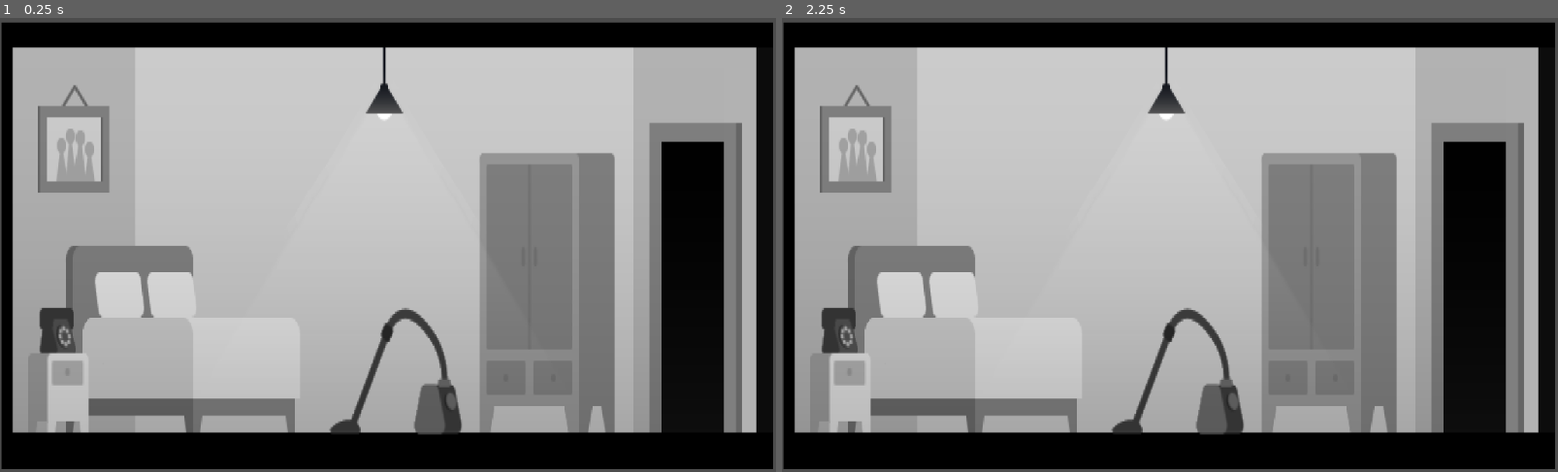
Above: before the commit, frames 1-2 (left to right).
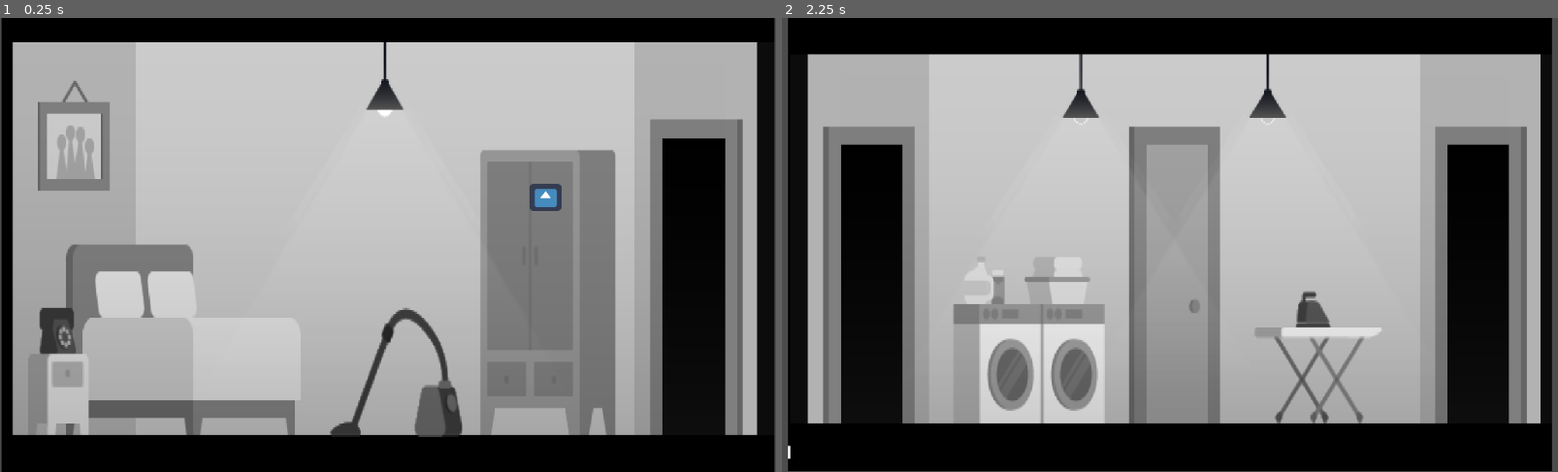
Above: after the commit, the same moments.

Repository: McCastles/GameDev
Game: Godot game, scene res://Scenes/Room1.tscn
Same seed, same stepped clock (60 frames per second), same inputs: the game is played once before the commit and once after it. The engine's default icon, where the game draws it, is replaced by a stand-in: a white triangle on a blue panel in a dark square.
Inputs (mouse positions are in pixels of both pictures, inside the frame that each line leads up to):
- Up to frame 1 (0.25 s): no input
- Up to frame 2 (2.25 s): tap Enter at 0.5, 2 s; move the mouse to (1340, 222) at 0.52 s; hold Right (ui_right) 0.53-1.28 s; click (1340, 222) at 0.67 s; tap Space at 1.25 s; move the mouse to (1014, 267) at 1.27 s; hold Left (ui_left) 1.28-2.03 s; click (1014, 267) at 1.42 s; move the mouse to (1247, 145) at 2.02 s; hold Right (ui_right) from 2.03 s (still down); click (1247, 145) at 2.17 s

The runs differ from the first frame. In frame 1, 6.0% of the frame differs, in the area x 0-100%, y 0-100%; in frame 2, 40%.

Commit message:
interactable object and scene changer

Diff:
--- a/Space/Scenes/Room1.tscn
+++ b/Space/Scenes/Room1.tscn
@@ -1,10 +1,32 @@
-[gd_scene load_steps=2 format=2]
+[gd_scene load_steps=6 format=2]
 
 [ext_resource path="res://Assets/room1.png" type="Texture" id=1]
+[ext_resource path="res://icon.png" type="Texture" id=2]
+[ext_resource path="res://Scripts/InteractableObject.gd" type="Script" id=3]
+[ext_resource path="res://Scenes/SceneChanger.tscn" type="PackedScene" id=4]
 
-[node name="World" type="Node2D"]
-scale = Vector2( 0.327007, 0.554337 )
+[sub_resource type="RectangleShape2D" id=1]
+extents = Vector2( 64.427, 32.4983 )
 
-[node name="room1" type="Sprite" parent="."]
-position = Vector2( 1563.21, 543.544 )
+[node name="Room1" type="Node2D"]
+position = Vector2( 719.849, 237.166 )
+scale = Vector2( 0.325313, 0.554337 )
+
+[node name="Background" type="Sprite" parent="."]
+position = Vector2( -639.314, 113.005 )
+scale = Vector2( 1.0066, 1.0198 )
 texture = ExtResource( 1 )
+
+[node name="InteractableObject" type="Area2D" parent="."]
+script = ExtResource( 3 )
+
+[node name="icon" type="Sprite" parent="InteractableObject"]
+scale = Vector2( 2, 1 )
+texture = ExtResource( 2 )
+
+[node name="CollisionShape2D" type="CollisionShape2D" parent="InteractableObject"]
+shape = SubResource( 1 )
+
+[node name="SceneChanger" parent="." instance=ExtResource( 4 )]
+right_room = "res://Scenes/Room2.tscn"
+[connection signal="input_event" from="InteractableObject" to="InteractableObject" method="_on_InteractableObject_input_event"]
--- a/Space/Scenes/Room2.tscn
+++ b/Space/Scenes/Room2.tscn
@@ -1,11 +1,15 @@
-[gd_scene load_steps=2 format=2]
+[gd_scene load_steps=3 format=2]
 
 [ext_resource path="res://Assets/room2.png" type="Texture" id=1]
+[ext_resource path="res://Scenes/SceneChanger.tscn" type="PackedScene" id=2]
 
 [node name="Room2" type="Node2D"]
 scale = Vector2( 0.370731, 0.632328 )
 
 [node name="room2" type="Sprite" parent="."]
-position = Vector2( 1412.37, 473.707 )
+position = Vector2( 1381.72, 473.707 )
 scale = Vector2( 0.869325, 0.840193 )
 texture = ExtResource( 1 )
+
+[node name="SceneChanger" parent="." instance=ExtResource( 2 )]
+left_room = "res://Scenes/Room1.tscn"
--- /dev/null
+++ b/Space/Scenes/SceneChanger.tscn
@@ -0,0 +1,6 @@
+[gd_scene load_steps=2 format=2]
+
+[ext_resource path="res://Scripts/SceneChanger.gd" type="Script" id=1]
+
+[node name="SceneChanger" type="Node"]
+script = ExtResource( 1 )
--- /dev/null
+++ b/Space/Scripts/InteractableObject.gd
@@ -0,0 +1,8 @@
+extends Area2D
+
+func _on_InteractableObject_input_event(viewport, event, shape_idx):
+	if event is InputEventMouseButton:
+		if event.is_pressed():
+			print("Pressed!")
+		else:
+			print("Released!")
--- /dev/null
+++ b/Space/Scripts/SceneChanger.gd
@@ -0,0 +1,15 @@
+extends Node
+
+export(String, FILE, "*.tscn") var left_room
+export(String, FILE, "*.tscn") var right_room
+
+func _input(event):
+
+	if Input.is_action_pressed("ui_right"):
+		if right_room != null:
+			get_tree().change_scene(right_room)
+		print('Right')
+	elif Input.is_action_pressed("ui_left"):
+		if left_room != null:
+			get_tree().change_scene(left_room)
+		print('Left')
--- a/Space/project.godot
+++ b/Space/project.godot
@@ -19,6 +19,10 @@
 run/main_scene="res://Scenes/Room1.tscn"
 config/icon="res://icon.png"
 
+[display]
+
+window/size/resizable=false
+
 [rendering]
 
 environment/default_environment="res://default_env.tres"
